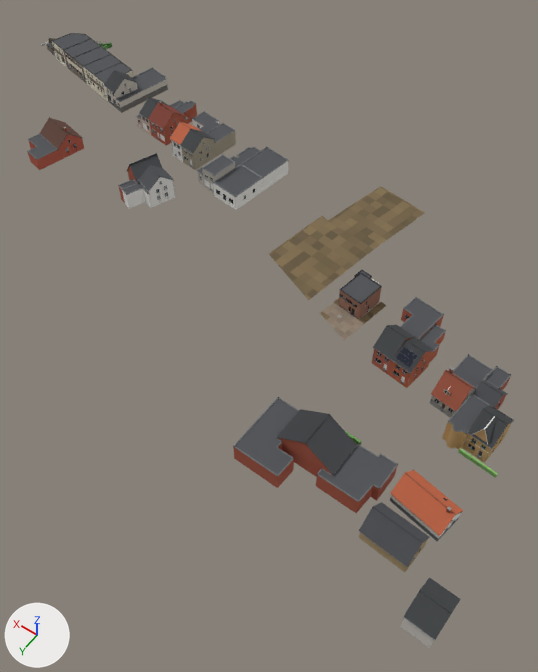
The glTF model web/public/models/molenhoek_end3.glb, before and after one commit.
Before and after are seen from a camera (50 mm lens) standing at (-93.0, 118.0, 155.0) and looking at (-16.0, 10.0, -15.0). Every picture has the same lights, and +X, +Y and +Z are marked at lower left. The picture after the commit comes second. Where no turn or scale is listed for an object, it has been applied to the vertices. Vertices at exactly the same position are counted once.

Names of what the first picture shows: 'mh_brick', 'mh_glass', 'mh_gravel', 'mh_render', 'mh_roof', 'mh_stone' and 8 more.
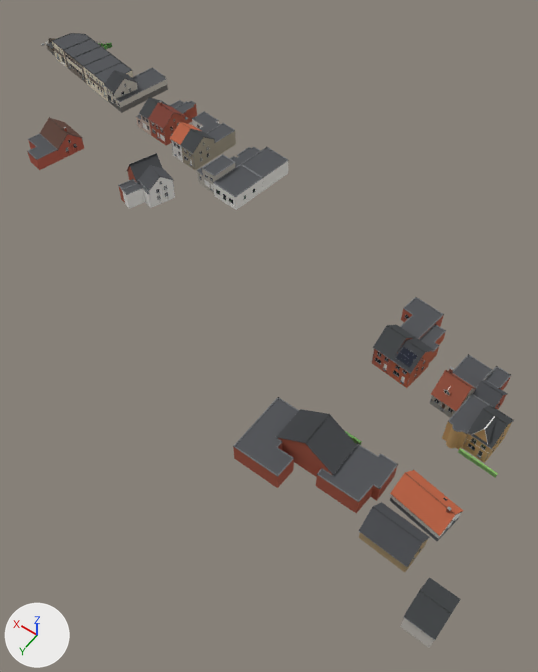
Where the newer file only moved an object's origin or applied its transform, the numbers keep the older frame.

Changed parts and their boxes [x1, y1, x2, y2] in the pictures (538 x 672 px):
'mh_gravel', deleted (brown)
    before: [269, 186, 425, 341]
part 1 of me_mh_brick, deleted (brown)
    before: [338, 287, 382, 319]
part 2 of me_mh_stone, deleted
    before: [337, 270, 382, 320]

The change in detail:
me_mh_brick is used by ob_mh_brick; location (17.5, 0.6, 5.1).
me_mh_brick had 2913 vertices, 3246 faces and spanned x -103.0..103.0, y -54.0..54.0, z -7.0..7.0.
me_mh_brick now has 2740 vertices, 3062 faces and spans x -103.0..103.0, y -54.0..54.0, z -7.0..7.0.
me_mh_brick part 1: the loose piece of 148 vertices spanning x -58.0..-49.0, y -9.0..1.0, z -4.0..2.0 is deleted.
Other edits to the shape of me_mh_brick do not show in these pictures.
me_mh_stone is used by ob_mh_stone; location (13.3, 4.3, 4.4).
me_mh_stone had 2960 vertices, 3313 faces and spanned x -108.0..108.0, y -59.0..59.0, z -7.0..7.0.
me_mh_stone now has 2739 vertices, 3043 faces and spans x -108.0..108.0, y -59.0..59.0, z -7.0..7.0.
me_mh_stone part 2: 22 loose pieces with 221 vertices, spanning x -54.0..-45.0, y -16.0..0.0, z -5.0..3.0, are deleted.
Object 'mh_gravel' (ob_mh_gravel) is deleted.
